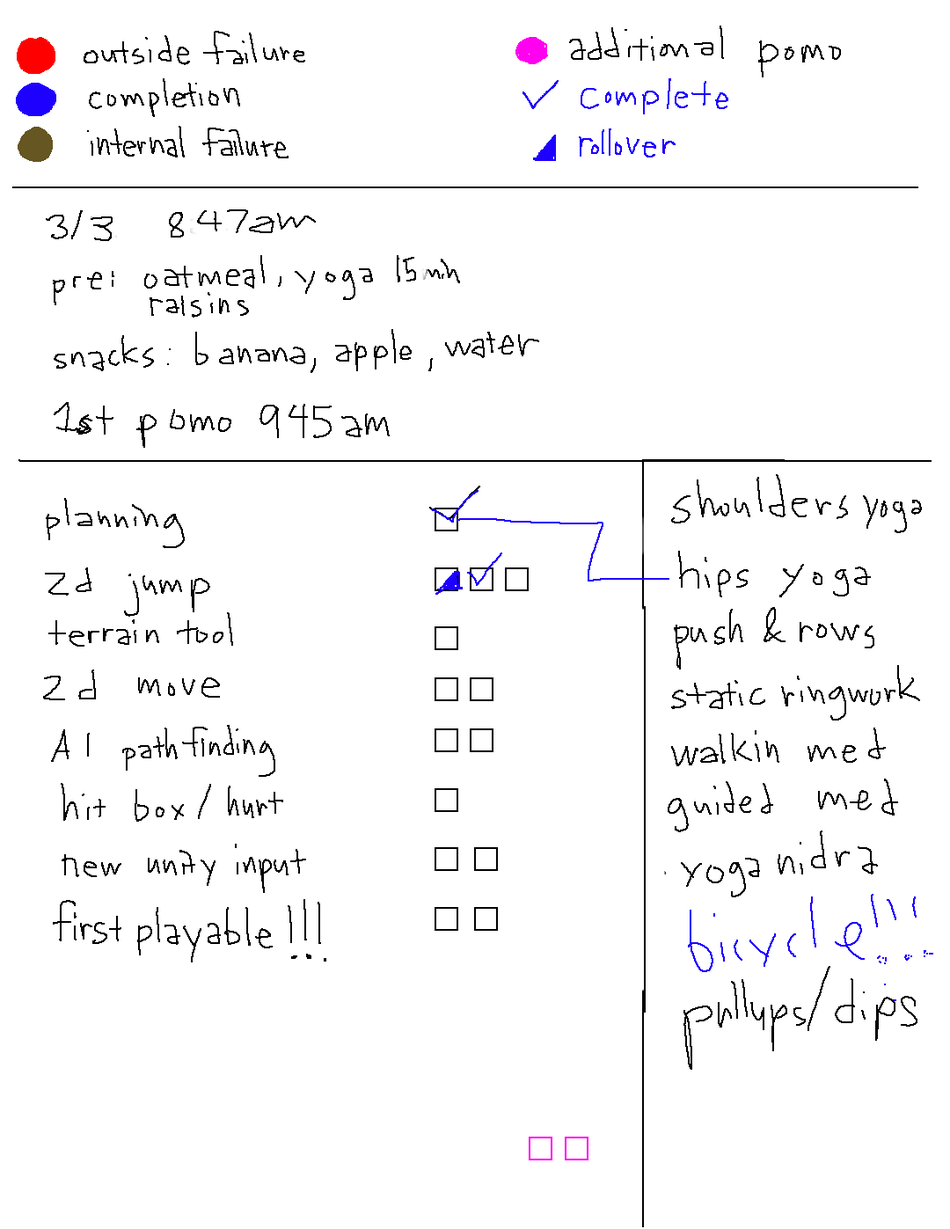
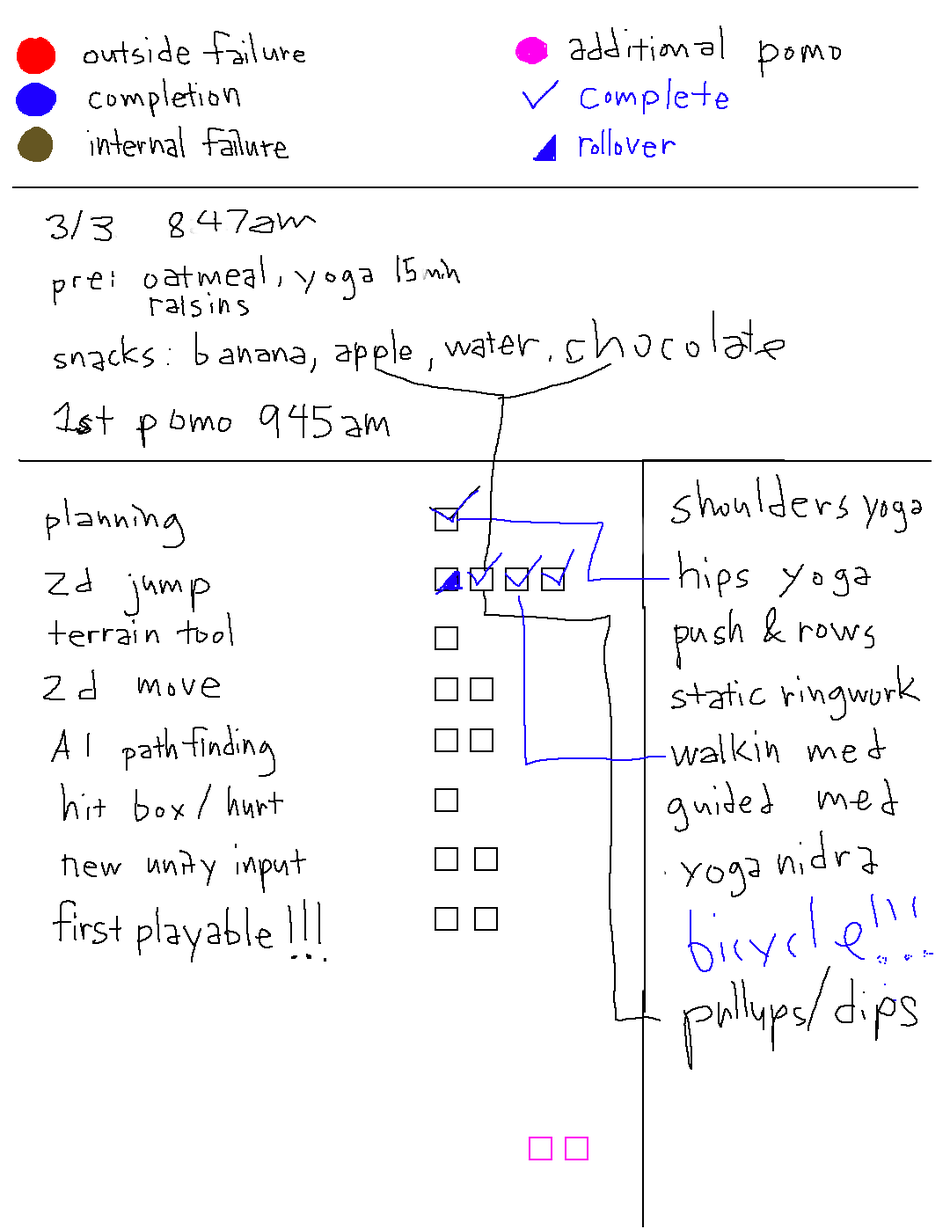
Layers edited between the first and the second (950, 1229) image:
painted on "words" (1st of 3, in "3/3" › "pomodoro") over [376, 310, 785, 1022]
added layer "checkbox copy 21" in group "checkBoxes" over [541, 567, 565, 592]
